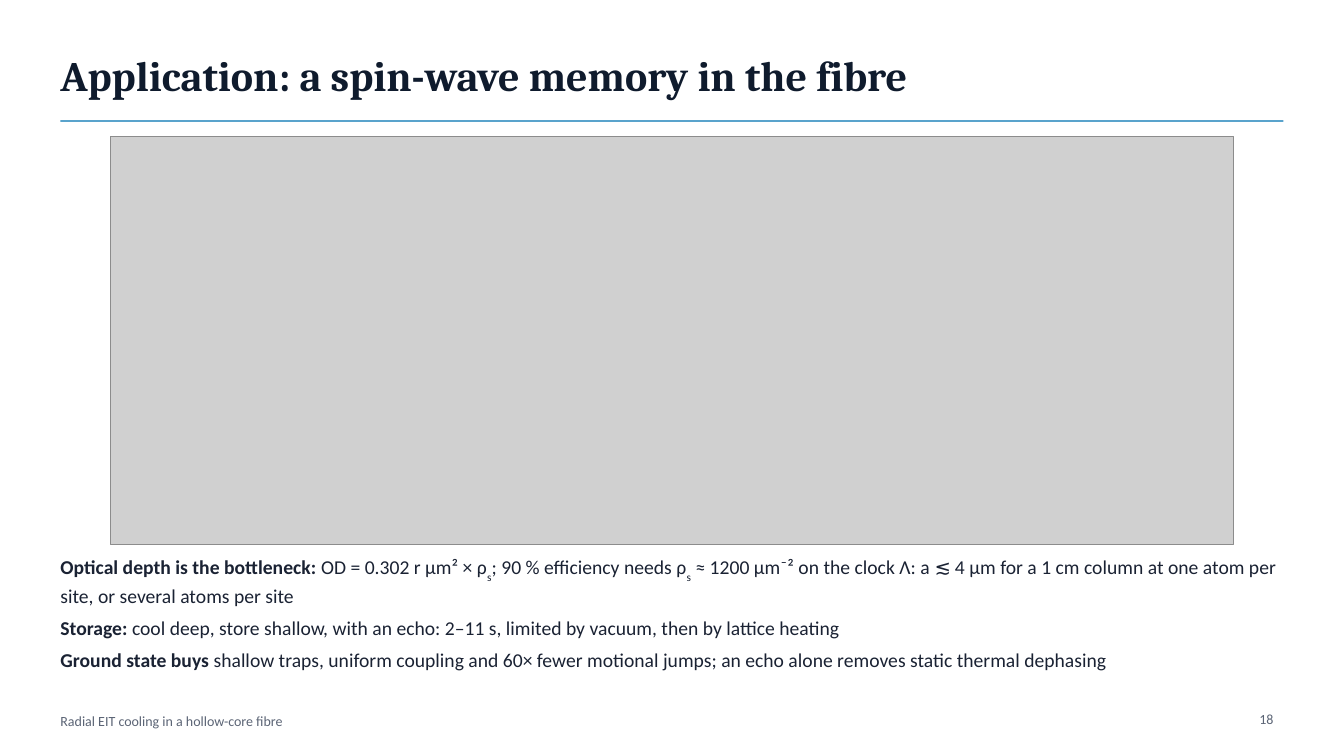
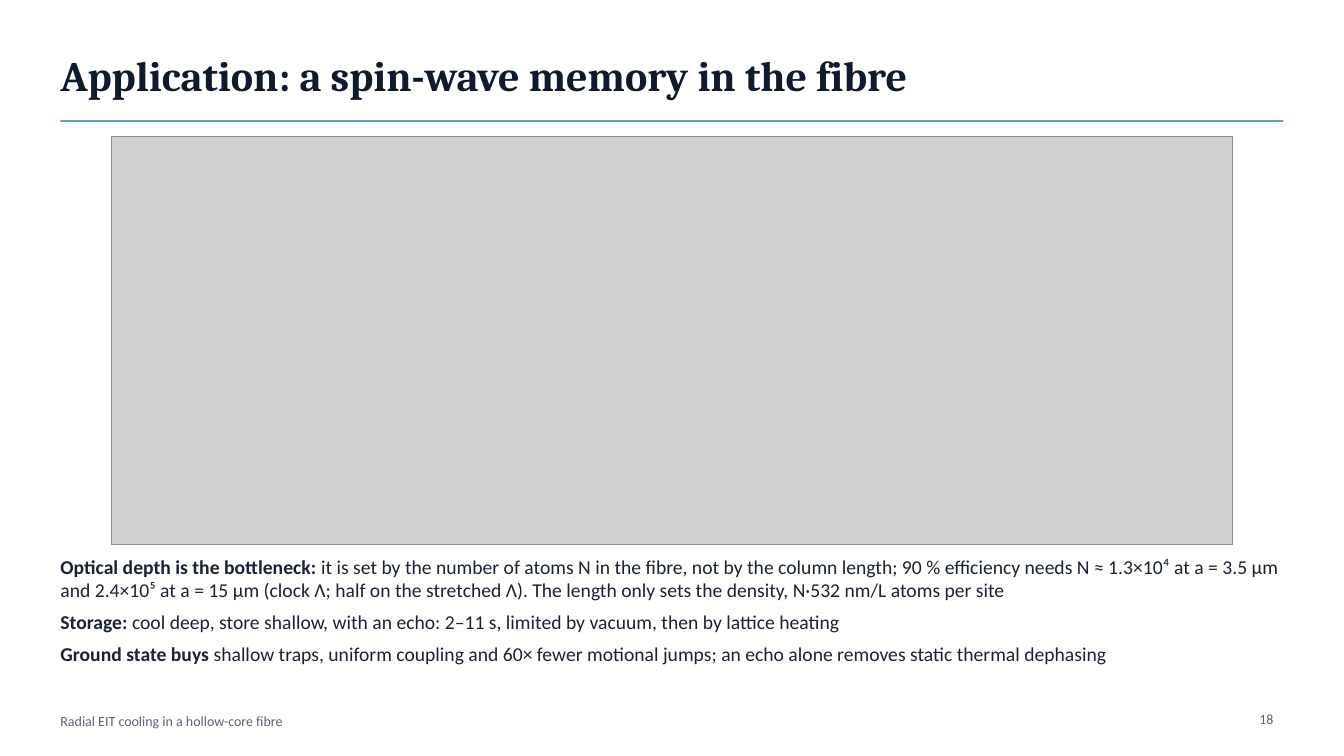
Before and after one commit to Leonardo-Razzai/hcf-eit-cooling, a slide deck: slide 18 of presentation/radial_eit_cooling_talk.pptx. Drawn at 1344x756 pixels with LibreOffice and Linux fonts; fonts in the diff are those of the drawing; grey boxes stand for pictures. Boxes give left, top, right and bottom in pixels: in the first picture for what was removed or moved away, otherwise in the second. Text is boxed around its words. In the diff, an @@ line names an element or a change of style, - is before the commit and + after.

```diff
--- a/presentation/radial_eit_cooling_talk.pptx
+++ b/presentation/radial_eit_cooling_talk.pptx
@@ text at [60, 559, 1278, 601]: text changed @@
-• Optical depth is the bottleneck: OD = 0.302 r µm² × ρs; 90 % efficiency needs ρs ≈ 1200 µm⁻² on the clock Λ: a ≲ 4 µm for a 1 cm column at one atom per site, or several atoms per site
+• Optical depth is the bottleneck: it is set by the number of atoms N in the fibre, not by the column length; 90 % efficiency needs N ≈ 1.3×10⁴ at a = 3.5 µm and 2.4×10⁵ at a = 15 µm (clock Λ; half on the stretched Λ). The length only sets the density, N·532 nm/L atoms per site
```
Also in this commit, not shown: 6 other files.
